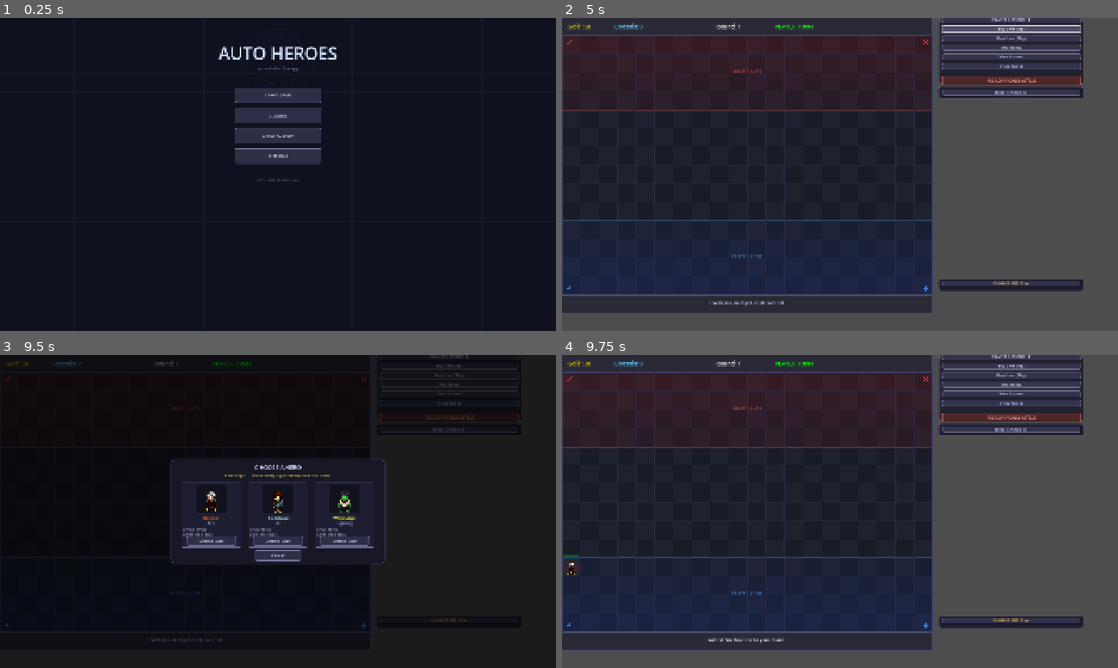
Above: before the commit, frames 1-4 (two rows, left to right).
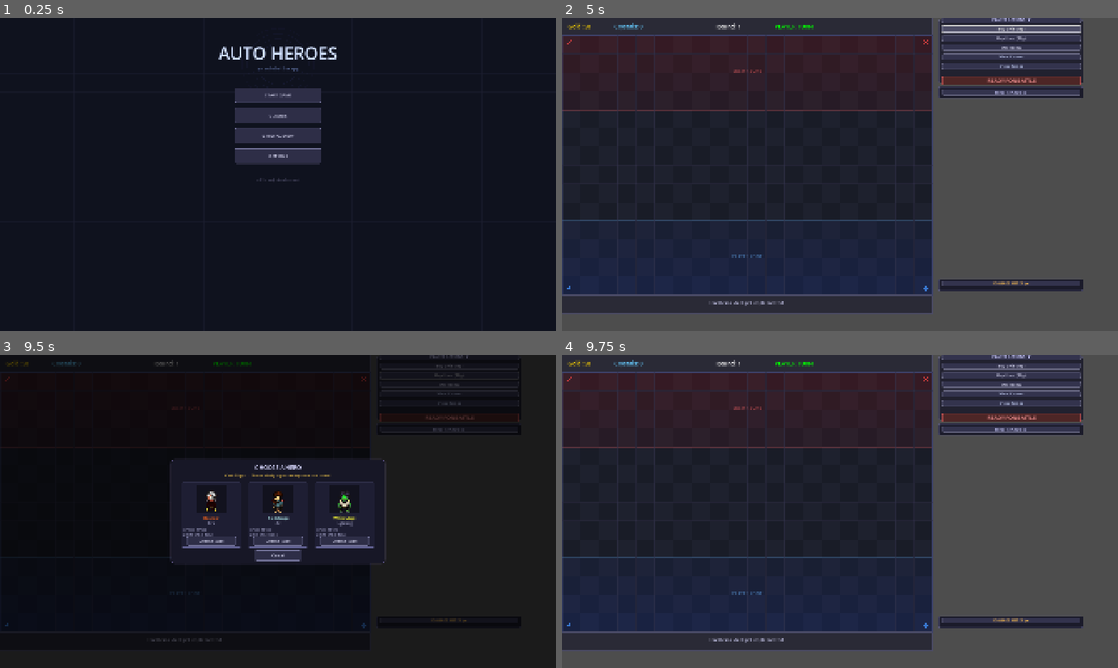
Above: after the commit, the same moments.

Repository: iceie2/autobattler-rpg
Game: Godot game, scene res://scenes/main_menu.tscn
Two runs of this game, one before a commit and one after it. Both use one fixed random seed, a clock stepped at 60 frames per second and the inputs below.
Inputs:
- Up to frame 1 (0.25 s): no input
- Up to frame 2 (5 s): click "START GAME" at 0.5 s; click "READY FOR BATTLE" at 1.25 s; click "READY FOR BATTLE" at 2 s; click "PLAYER ACTIONS ▼" at 2.75 s; click "PLAYER ACTIONS ▶" at 3.5 s; click "Buy Unit (30g)" at 4.25 s
- Up to frame 3 (9.5 s): click "Buy Hero (20g)" at 5 s; click "Use Items" at 5.75 s; click "View Classes" at 6.5 s; click "View Roster" at 7.25 s; click "TEAM STATUS ▶" at 8 s; click "DAMAGE METER ▶" at 8.75 s
- Up to frame 4 (9.75 s): click "Choose (20g)" at 9.5 s

Frames 1-3 are identical in both runs. In frame 4, 0.2% of the frame differs, in the area x 0-40%, y 2-92%.
Error after the commit: Parse Error: Cannot infer the type of "end_pos" variable because the value doesn't have a set type. (res://scripts/unit_base.gd:320)

Commit message:
Fix damage meter: track projectile damage + fix rebuild clearing
Root causes:
1. Projectile hits called target.take_damage() but never updated the
   caster's damage_dealt — ranged units showed 0 or stale values.
   Fix: Projectile stores a 'caster' reference (set in spawn_projectile),
   and on_reach_target() credits the actual post-defense damage to
   caster.damage_dealt exactly like the melee path does.

2. _rebuild_damage_meter used queue_free() which is deferred — new
   labels were added before old ones were freed, causing mixed/stale
   display. Fix: remove_child() + free() clears children immediately.

3. Damage meter wasn't updated when a unit died mid-battle.
   Fix: _on_unit_died also calls _rebuild_damage_meter when expanded.

Co-Authored-By: Claude Sonnet 4.6 <noreply@anthropic.com>

Diff:
--- a/scripts/main_game.gd
+++ b/scripts/main_game.gd
@@ -309,6 +309,8 @@
 	info_label.text = "Battle started! Units are fighting automatically."
 	close_shop()
 	update_team_health_bars()
+	if _dm_expanded:
+		_rebuild_damage_meter()
 
 func _on_battle_ended(player_won: bool) -> void:
 	if player_won:
@@ -341,6 +343,7 @@
 	update_team_health_bars()
 	if _dm_expanded:
 		_rebuild_damage_meter()
+
 
 func update_team_health_bars() -> void:
 	var p_cur := 0
@@ -592,8 +595,10 @@
 		_rebuild_damage_meter()
 
 func _rebuild_damage_meter() -> void:
+	# Remove immediately (not deferred) so new labels aren't mixed with old ones
 	for child in dm_list.get_children():
-		child.queue_free()
+		dm_list.remove_child(child)
+		child.free()
 	var units := player_units if _dm_show_allies else enemy_units
 	var name_col := Color(0.35, 0.92, 0.45) if _dm_show_allies else Color(0.95, 0.38, 0.38)
 
--- a/scripts/projectile.gd
+++ b/scripts/projectile.gd
@@ -7,6 +7,7 @@
 var damage: int = 0
 var element: UnitBase.Element = UnitBase.Element.NORMAL
 var target_unit = null
+var caster = null          # tracks who fired this for damage_dealt attribution
 var traveled_distance: float = 0.0
 var total_distance: float = 0.0
 
@@ -52,7 +53,12 @@
 
 func on_reach_target():
 	if target_unit and is_instance_valid(target_unit) and target_unit.has_method("take_damage"):
+		var pre_hp: int = target_unit.current_hp
 		target_unit.take_damage(damage, element)
+		var actual: int = max(0, pre_hp - target_unit.current_hp)
+		# Credit the damage back to whoever fired this projectile
+		if caster and is_instance_valid(caster) and "damage_dealt" in caster:
+			caster.damage_dealt += actual
 
 	hit_target.emit(target_unit)
 	queue_free()
--- a/scripts/unit_base.gd
+++ b/scripts/unit_base.gd
@@ -315,13 +315,13 @@
 	if not battle_manager:
 		return
 
-	var projectile = Projectile.new()
-	var start_pos = global_position
-	var end_pos = target.global_position if target else global_position
+	var projectile := Projectile.new()
+	var start_pos := global_position
+	var end_pos   := target.global_position if target else global_position
 
 	projectile.setup(start_pos, end_pos, damage, current_element, target)
-
-	# Add to scene tree through battle manager
+	projectile.caster = self   # so on_reach_target can credit damage_dealt
+
 	if battle_manager.has_method("add_projectile"):
 		battle_manager.add_projectile(projectile)
 
